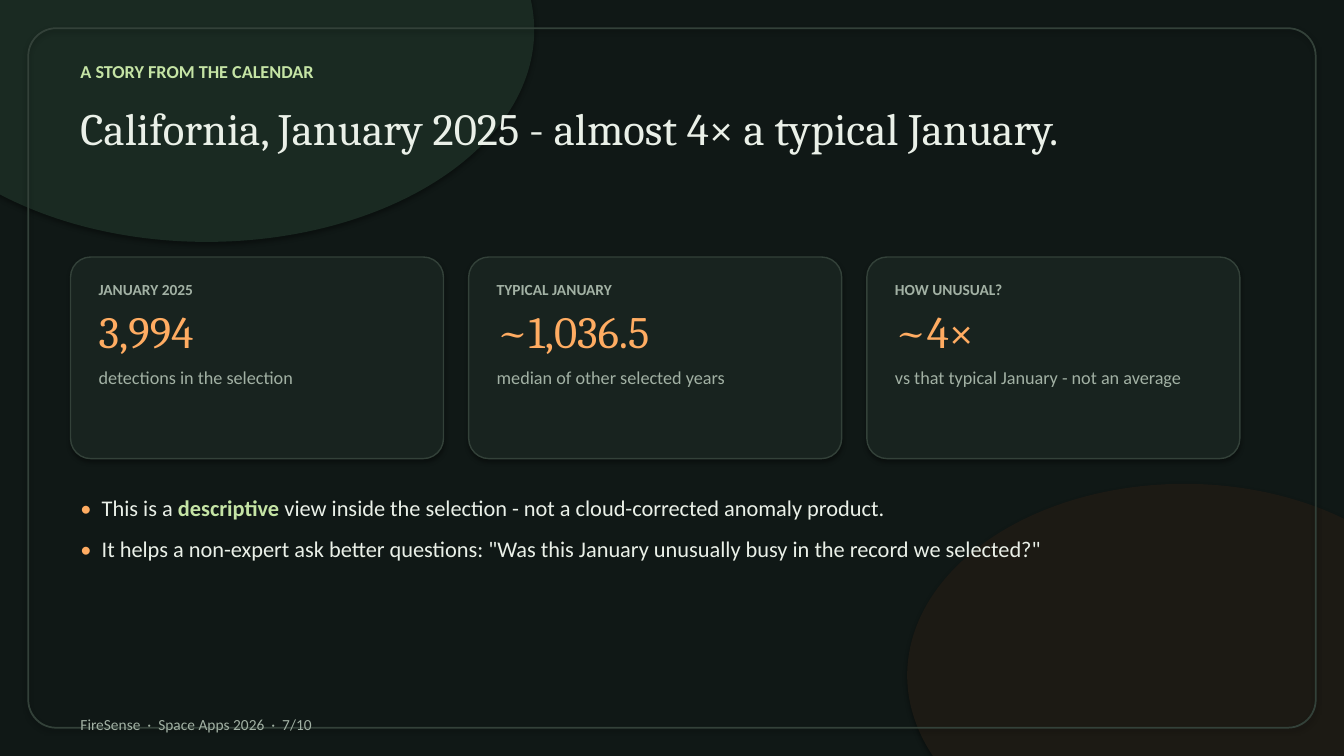
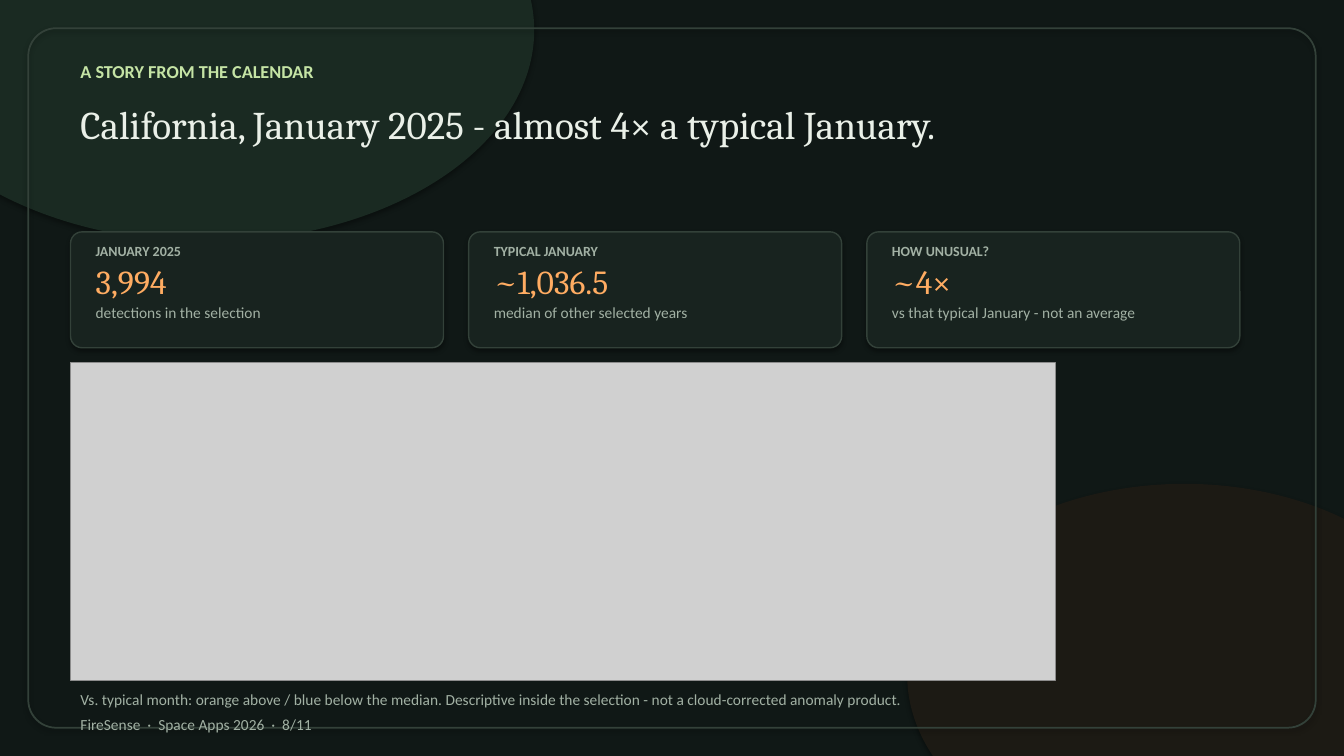
Before and after one commit to likith17/firesense, a slide deck: slide 8 of dist/FireSense-slides.pptx (slide 7 before the commit). Drawn at 1344x756 pixels with LibreOffice and Linux fonts; fonts in the diff are those of the drawing; grey boxes stand for pictures. Boxes give left, top, right and bottom in pixels: in the first picture for what was removed or moved away, otherwise in the second. Text is boxed around its words. In the diff, an @@ line names an element or a change of style, - is before the commit and + after.

```diff
--- a/dist/FireSense-slides.pptx
+++ b/dist/FireSense-slides.pptx
@@ text "California, January 2025 - almost ..." at bbox=[80, 111, 935, 148]: size 32 to 28 pt @@
@@ rounded rectangle: place and size @@
-rounded rectangle at bbox=[71, 257, 444, 459]
+rounded rectangle at bbox=[71, 232, 444, 348]
@@ text "JANUARY 2025": place and size @@
-text "JANUARY 2025" at bbox=[99, 285, 293, 384]
+text "JANUARY 2025" at bbox=[96, 247, 260, 318]
@@ text "JANUARY 2025" at bbox=[96, 247, 260, 318]: size 11 to 10 pt in "JANUARY 2025"; size 32 to 24 pt in "3,994"; size 13 to 11 pt in "detections in the selection"; less space between paragraphs @@
@@ rounded rectangle: place and size @@
-rounded rectangle at bbox=[469, 257, 842, 459]
+rounded rectangle at bbox=[469, 232, 842, 348]
@@ text "TYPICAL JANUARY": place and size @@
-text "TYPICAL JANUARY" at bbox=[497, 285, 725, 387]
+text "TYPICAL JANUARY" at bbox=[494, 247, 687, 321]
@@ text "TYPICAL JANUARY" at bbox=[494, 247, 687, 321]: size 11 to 10 pt in "TYPICAL JANUARY"; size 32 to 24 pt in "~1,036.5"; size 13 to 11 pt in "median of other selected years"; less space between paragraphs @@
@@ rounded rectangle: place and size @@
-rounded rectangle at bbox=[867, 257, 1240, 459]
+rounded rectangle at bbox=[867, 232, 1240, 348]
@@ text "HOW UNUSUAL?": place and size @@
-text "HOW UNUSUAL?" at bbox=[895, 284, 1181, 387]
+text "HOW UNUSUAL?" at bbox=[892, 246, 1135, 321]
@@ text "HOW UNUSUAL?" at bbox=[892, 246, 1135, 321]: size 11 to 10 pt in "HOW UNUSUAL?"; size 32 to 24 pt in "~4×"; size 13 to 11 pt in "vs that typical January - not an ..."; less space between paragraphs @@
@@ picture added at bbox=[71, 363, 1056, 681] @@
@@ text removed at bbox=[102, 500, 1041, 561] @@
-• This is a descriptive view inside the selection - not a cloud-corrected anomaly product.
-• It helps a non-expert ask better questions: "Was this January unusually busy in the record we selected?"
@@ text at bbox=[80, 719, 311, 733]: text changed @@
-FireSense · Space Apps 2026 · 7/10
+FireSense · Space Apps 2026 · 8/11
@@ text added at bbox=[80, 694, 900, 708], 11 pt, text #A2B1A4 @@
+Vs. typical month: orange above / blue below the median. Descriptive inside the selection - not a cloud-corrected anomaly product.
```
Also in this commit, not shown: 9 other slides changed, 1 slide added, 6 other files.
